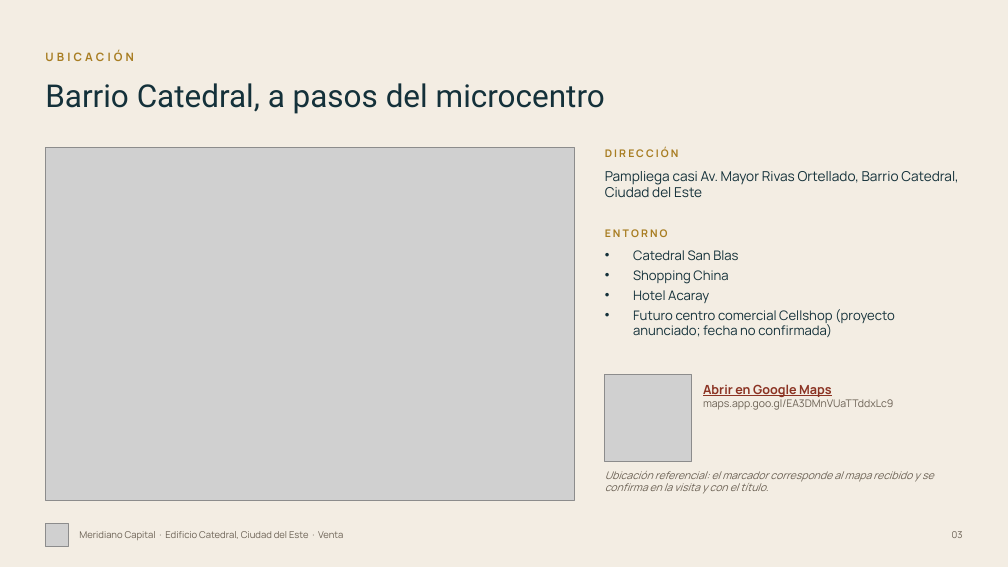
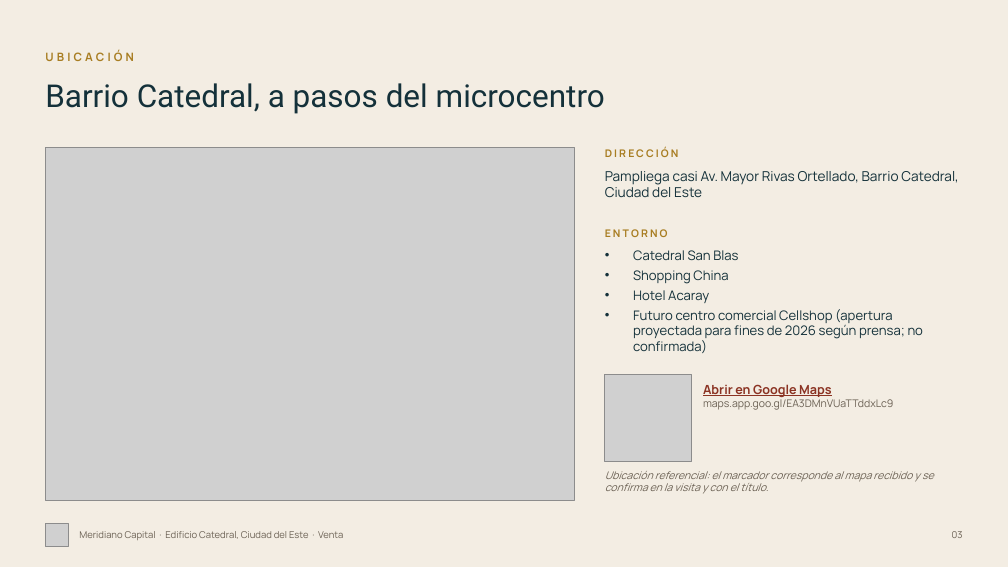
Before and after one commit to juanjosecastillo608/Meridiano-Capital, a slide deck: slide 3 of projects/meridiano-capital/presentaciones/edificio-catedral/entregables/Edificio_Catedral_Meridiano_FINAL.pptx. Drawn at 1008x567 pixels with LibreOffice and Linux fonts; fonts in the diff are those of the drawing; grey boxes stand for pictures. Boxes give left, top, right and bottom in pixels: in the first picture for what was removed or moved away, otherwise in the second. Text is boxed around its words. In the diff, an @@ line names an element or a change of style, - is before the commit and + after.

```diff
--- a/projects/meridiano-capital/presentaciones/edificio-catedral/entregables/Edificio_Catedral_Meridiano_FINAL.pptx
+++ b/projects/meridiano-capital/presentaciones/edificio-catedral/entregables/Edificio_Catedral_Meridiano_FINAL.pptx
@@ text at bbox=[633, 309, 924, 353]: text changed @@
-• Futuro centro comercial Cellshop (proyecto anunciado; fecha no confirmada)
+• Futuro centro comercial Cellshop (apertura proyectada para fines de 2026 según prensa; no confirmada)
```
Also in this commit, not shown: 6 other slides changed, 2 slides added, 37 other files.
